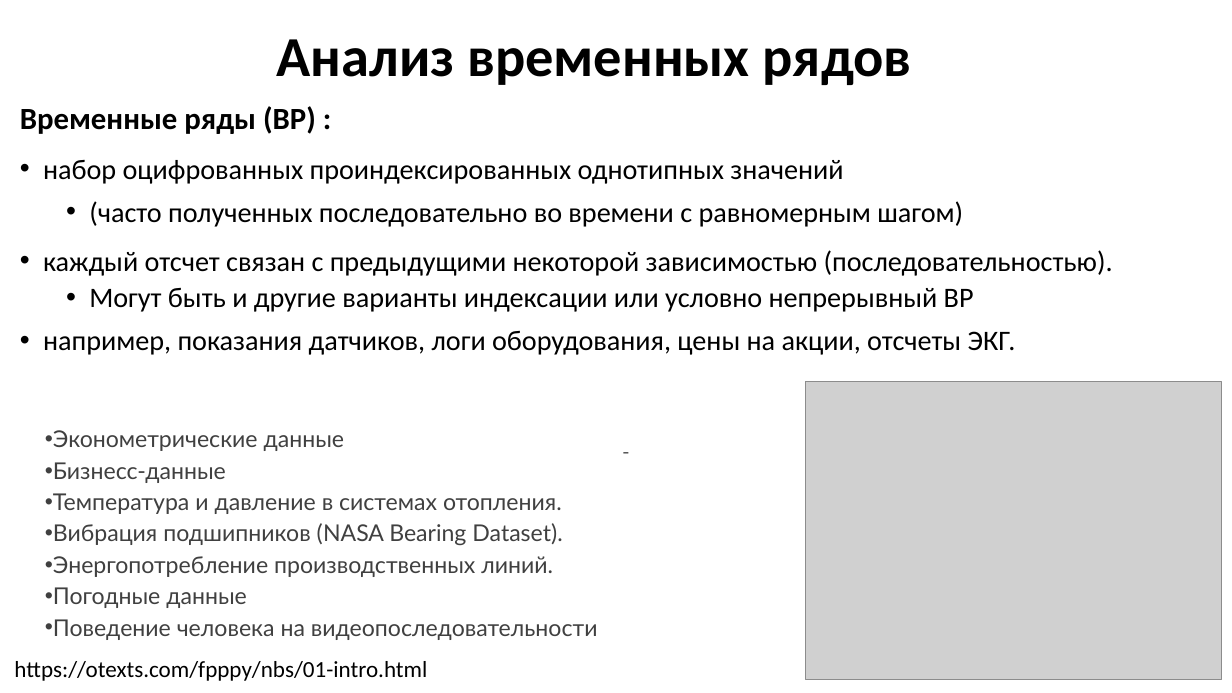
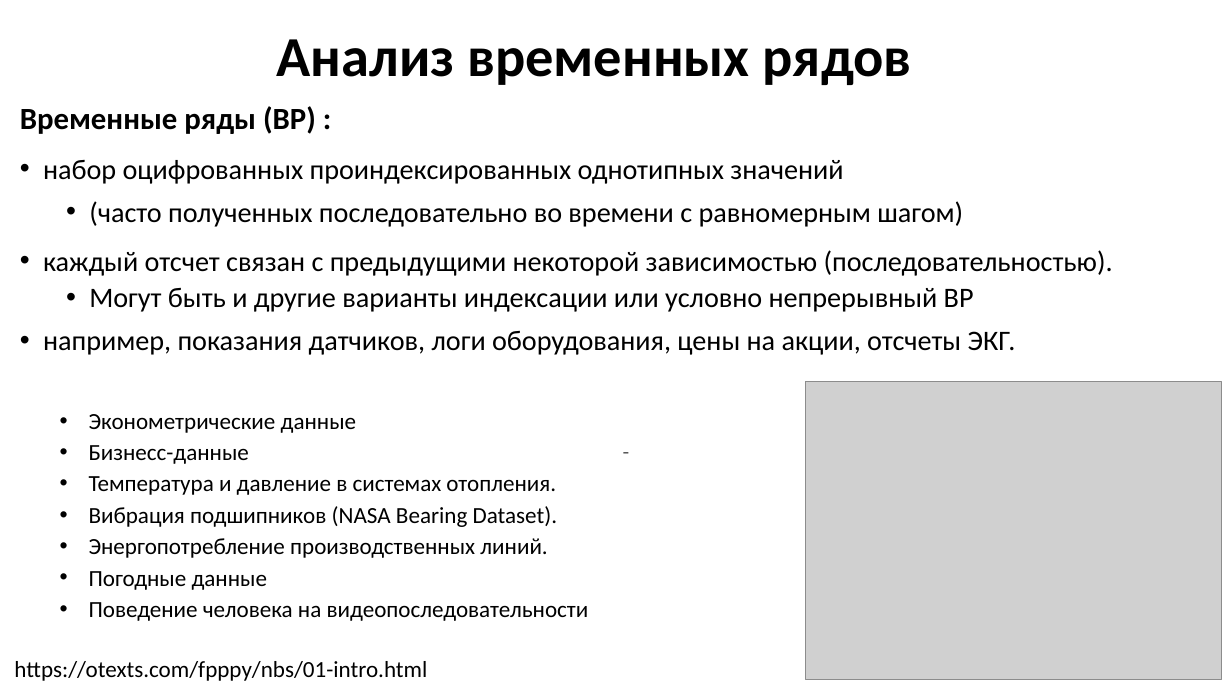
Before and after one commit to MVRonkin/TimeSeriesCourse, a slide deck: slide 2 of 2025/01-1 Введение в АВР.pptx. Drawn at 1232x693 pixels with LibreOffice and Linux fonts; fonts in the diff are those of the drawing; grey boxes stand for pictures. Boxes give left, top, right and bottom in pixels: in the first picture for what was removed or moved away, otherwise in the second. Text is boxed around its words. In the diff, an @@ line names an element or a change of style, - is before the commit and + after.

```diff
--- a/2025/01-1 Введение в АВР.pptx
+++ b/2025/01-1 Введение в АВР.pptx
@@ text "Эконометрические данные" moved from (x1=53, y1=430, x2=598, y2=640) to (x1=89, y1=414, x2=589, y2=621) @@
@@ text "Эконометрические данные" at (x1=89, y1=414, x2=589, y2=621): font Lato to Calibri, text colour #404040 to #000000; indent changed @@
```
Also in this commit, not shown: 2 other slides changed, 15 other files.
